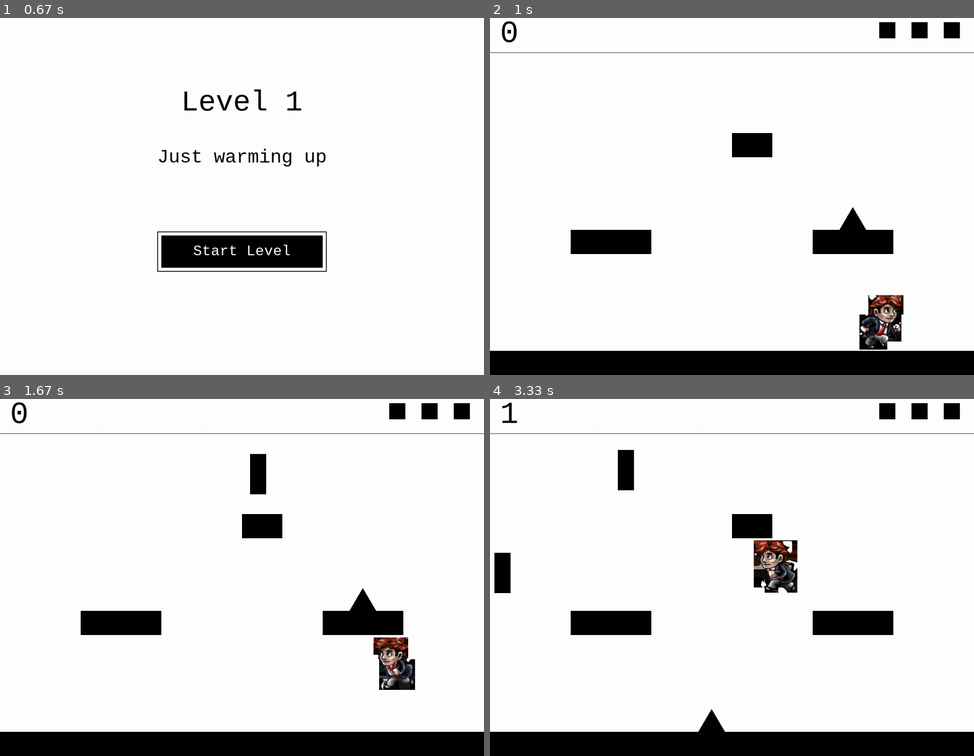
Above: before the commit, frames 1-4 (two rows, left to right).
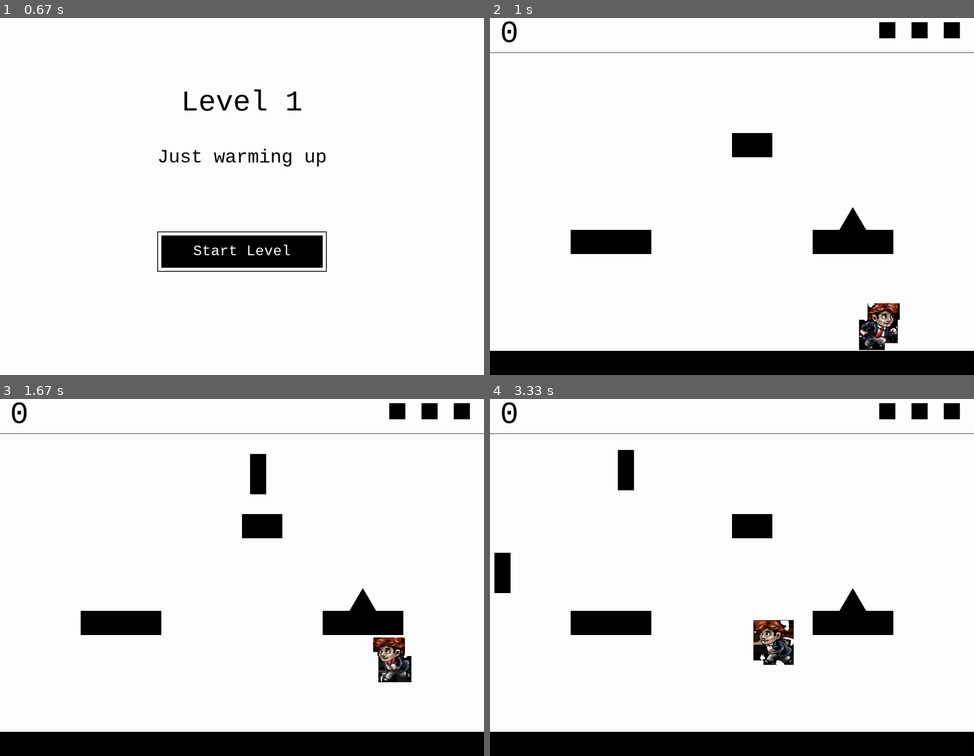
Above: after the commit, the same moments.

Repository: stevenacalhoun/geoplay
Game: pygame game, started from geometricPlay.py
Two runs of this game, one before a commit and one after it. Both use one fixed random seed, a clock stepped at 60 frames per second and the inputs below.
Inputs:
- Up to frame 1 (0.67 s): tap Enter at 0.33 s
- Up to frame 2 (1 s): tap Enter at 0.67 s
- Up to frame 3 (1.67 s): hold Right 1-1.47 s; hold Left from 1.5 s (still down); tap Space at 1.57 s
- Up to frame 4 (3.33 s): tap Space at 1.87, 2.13, 2.43, 2.57, 2.87, 3.23 s; release Left at 2.03 s; hold Left 2.07-2.47 s; hold Right 2.5-3.13 s; hold Left from 3.17 s (still down)

Frame 1 is identical in both runs. In frame 2, 0.9% of the frame differs, in the area x 76-86%, y 77-94%; in frame 3, 0.8%; in frame 4, 2.7%, in the area x 2-78%, y 0-94%.

Commit message:
The McSquare sprite now adjusts its size accordingly to the size of the level

Diff:
--- a/levels.py
+++ b/levels.py
@@ -58,8 +58,8 @@
     numColumns = self.countColumns()
 
     # Tile width and height based on the number of columns and rows
-    tileWidth = SCREEN_WIDTH/numColumns
-    tileHeight = SCREEN_HEIGHT/numRows
+    self.tileWidth = SCREEN_WIDTH/numColumns
+    self.tileHeight = SCREEN_HEIGHT/numRows
 
     # Current x,y coordinate for the current tile
     currentXLoc = 0
@@ -82,13 +82,13 @@
           while stillSearching:
             # If there is a t that means position it between the two tiles
             if row[tileNum+currentSearch] == "t":
-              triangleLoc = ((currentXLoc + tileWidth), currentYLoc)
+              triangleLoc = ((currentXLoc + self.tileWidth), currentYLoc)
               triangleLocs.append(triangleLoc)
               stillSearching = False
 
             # Otherwise just position it in the middle of the tile
             elif row[tileNum+currentSearch] == "_":
-              triangleLoc = ((currentXLoc + (tileWidth/2)), (currentYLoc))
+              triangleLoc = ((currentXLoc + (self.tileWidth/2)), (currentYLoc))
               triangleLocs.append(triangleLoc)
               stillSearching = False
 
@@ -105,11 +105,11 @@
           # Start a new platform
           buildingPlatform = True
           platformLoc = currentXLoc, currentYLoc
-          platformWidth = tileWidth
+          platformWidth = self.tileWidth
 
         # p stands for a growing platform
         elif tile == "p":
-          platformWidth += tileWidth
+          platformWidth += self.tileWidth
 
         # S stands for the starting point for McSquare
         elif tile == "S":
@@ -119,20 +119,20 @@
         elif tile == "_":
           # If we are building a platform, this means we've finished it, so build it
           if buildingPlatform:
-            platformLocs.append([platformLoc, (platformWidth, tileHeight)])
+            platformLocs.append([platformLoc, (platformWidth, self.tileHeight)])
             buildingPlatform = False
             platformWidth = 0
 
         # Change our x location for each tile
         if tile != " ":
-          currentXLoc += tileWidth
+          currentXLoc += self.tileWidth
 
       # Change our y location for each row, and reset back to the first tile
-      currentYLoc += tileHeight
+      currentYLoc += self.tileHeight
       currentXLoc = 0
 
     # Create any platform we were still building at the end
-    platformLocs.append([platformLoc, (platformWidth+tileWidth, tileHeight)])
+    platformLocs.append([platformLoc, (platformWidth+self.tileWidth, self.tileHeight)])
 
     # Return the platform locations and starting location
     return platformLocs, triangleLocs, startingLoc
--- a/lib/scenes.py
+++ b/lib/scenes.py
@@ -243,7 +243,7 @@
   # Generate all the new sprites for a level
   def generateSprites(self):
     # Get our square character and add him to the dynamic sprite group
-    self.mcSquare = Mcsquare(self.screen, self.startingLoc)
+    self.mcSquare = Mcsquare(self.screen, self.startingLoc, self.level.tileHeight*2)
     self.dynamicSpriteGroup = pygame.sprite.Group(self.mcSquare)
 
     # Create a sprite group to hold the rain
--- a/lib/sprites.py
+++ b/lib/sprites.py
@@ -13,10 +13,6 @@
 MCSQUARE_SPEED = 15
 MCSQUARE_JUMP_SPEED = 30
 
-# Platform size
-PLATFORM_WIDTH = 240
-PLATFORM_HEIGHT = 40
-
 # Rectangle size
 RECTANGLE_WIDTH = 40
 RECTANGLE_HEIGHT = 100
@@ -24,15 +20,19 @@
 
 # McSquare class
 class Mcsquare(pygame.sprite.Sprite):
-  # Arrays to hold all the animations for the left and right running
-  runningRightImages = []
-  runningLeftImages = []
-
   # Initializer
-  def __init__(self, screen, startingLoc):
+  def __init__(self, screen, startingLoc, height):
     pygame.sprite.Sprite.__init__(self)
 
+    # Sprite sheet for McSquare
     spriteSheet = SpriteSheet("images/braid_man.png")
+
+    # Keep up with our height for collision detection
+    self.height = height
+
+    # Arrays to hold all the animations for the left and right running
+    self.runningRightImages = []
+    self.runningLeftImages = []
 
     # Location for the next image in the sprite sheet
     xVal = 0
@@ -40,8 +40,9 @@
 
     # There are 26 images in the sprite sheet, load them all
     for imageCount in range(0, 26):
-      # Load each image and add it to the running right images
-      image = spriteSheet.get_image(xVal, yVal, MCSQUARE_WIDTH, MCSQUARE_HEIGHT)
+      # Load each image, scale them, and add it to the running right images
+      rawImage = spriteSheet.get_image(xVal, yVal, MCSQUARE_WIDTH, MCSQUARE_HEIGHT)
+      image = pygame.transform.scale(rawImage, (int(self.height), int(self.height)))
       self.runningRightImages.append(image)
       imageCount += 1
 
@@ -73,8 +74,6 @@
     self.jumping = False
     self.jumpRecharged = True
     self.falling = True
-
-    self.height = MCSQUARE_HEIGHT
 
     # Count frames to make the animation look smooth
     self.frame = 0
@@ -122,8 +121,7 @@
         # Moving down
         if self.yMove > 0:
           self.jumpRecharged = True
-          self.rect.y = platform.rect.y - MCSQUARE_HEIGHT
-          str(self.rect.y + MCSQUARE_HEIGHT) + "==" + str(platform.rect.y)
+          self.rect.y = platform.rect.y - self.height
 
     # Check to see if we've gotten to the triangle
     captureCount = 0
